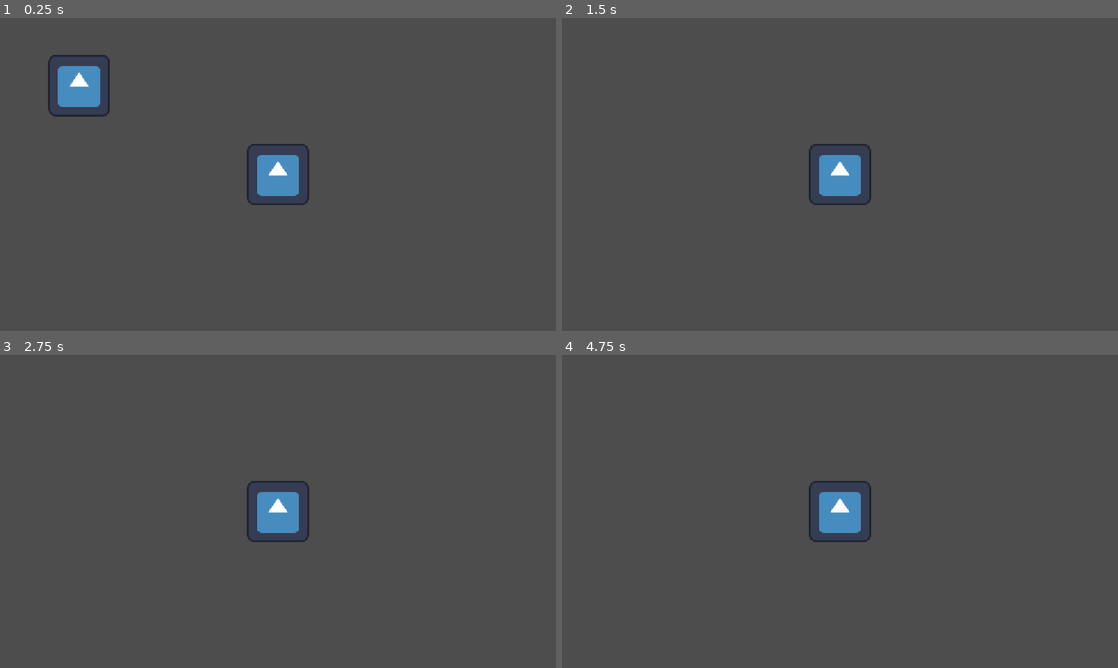
Above: before the commit, frames 1-4 (two rows, left to right).
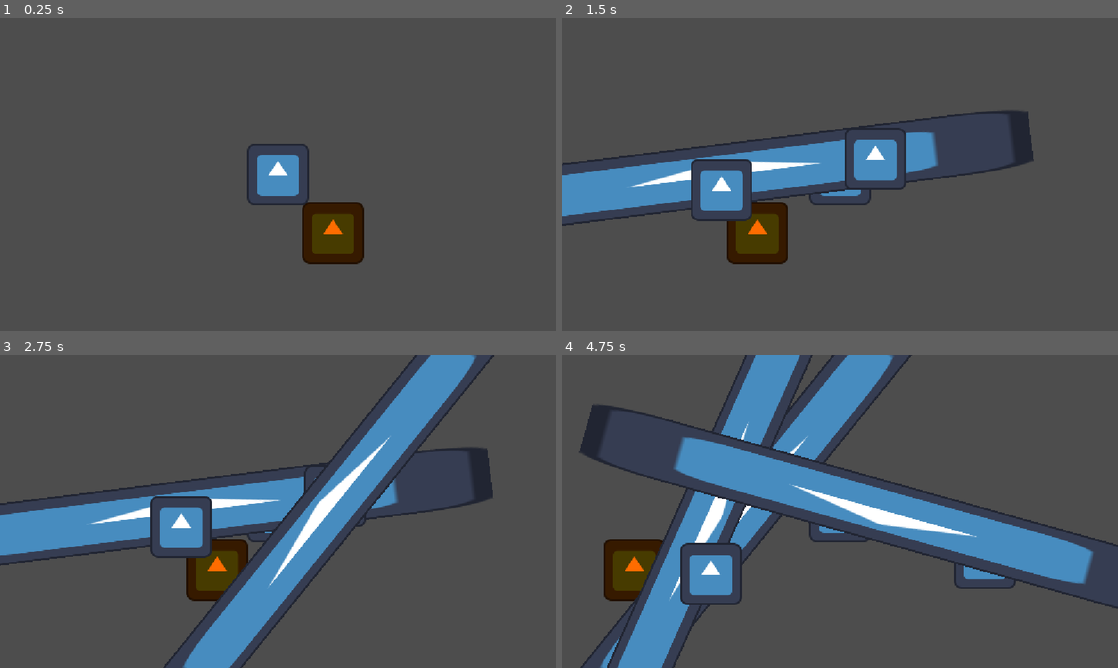
Above: after the commit, the same moments.

Repository: LeyuDing/SteelHacks2026
Game: Godot game, scene res://Scenes/main_scene.tscn
Same seed, same stepped clock (60 frames per second), same inputs: the game is played once before the commit and once after it. The engine's default icon, where the game draws it, is replaced by a stand-in: a white triangle on a blue panel in a dark square.
Inputs (mouse positions are in pixels of both pictures, inside the frame that each line leads up to):
- Up to frame 1 (0.25 s): no input
- Up to frame 2 (1.5 s): tap Enter (ui_accept) at 0.5, 0.77, 1.07 s; move the mouse to (962, 158) at 0.52 s; hold Right (ui_right) from 0.53 s (still down); tap 1 (ui_spell1, bound only after the commit) at 0.6 s; tap 2 (ui_spell2, bound only after the commit) at 0.8, 1.35 s; move the mouse to (728, 190) at 1.27 s
- Up to frame 3 (2.75 s): tap Enter (ui_accept) at 1.52, 1.55, 1.82, 2.1 s; move the mouse to (333, 442) at 2.02 s; release Right (ui_right) at 2.03 s; hold Left (ui_left) from 2.03 s (still down); tap 1 (ui_spell1, bound only after the commit) at 2.3 s
- Up to frame 4 (4.75 s): move the mouse to (812, 574) at 2.77 s; release Left (ui_left) at 2.78 s; hold Right (ui_right) 2.78-4.28 s; tap 1 (ui_spell1, bound only after the commit) at 2.85, 4.35 s; tap Enter (ui_accept) at 3.02, 3.32, 3.77, 3.8, 4.07, 4.52 s; tap 2 (ui_spell2, bound only after the commit) at 3.05, 3.6 s; move the mouse to (1006, 558) at 3.52 s; move the mouse to (673, 464) at 4.27 s; hold Left (ui_left) from 4.28 s (still down)

The runs differ from the first frame. In frame 1, 3.5% of the frame differs, in the area x 8-66%, y 11-79%; in frame 2, 12%; in frame 3, 21%; in frame 4, 25%, in the area x 3-100%, y 0-100%.

Commit message:
Added in basic implementaion for spell casting

Diff:
--- /dev/null
+++ b/Scenes/circle_spell.tscn
@@ -0,0 +1,10 @@
+[gd_scene format=3 uid="uid://bh3t0r64dhc7r"]
+
+[ext_resource type="Script" uid="uid://c8wshfpdveddg" path="res://Scripts/spell.gd" id="1_4kiar"]
+[ext_resource type="Texture2D" uid="uid://528og3rokxnr" path="res://icon.svg" id="2_lkq0a"]
+
+[node name="circle_spell" type="Node2D" unique_id=1032744867]
+script = ExtResource("1_4kiar")
+
+[node name="Sprite2D" type="Sprite2D" parent="." unique_id=2081771349]
+texture = ExtResource("2_lkq0a")
--- a/Scenes/main_scene.tscn
+++ b/Scenes/main_scene.tscn
@@ -1,13 +1,12 @@
 [gd_scene format=3 uid="uid://d0hggw7tssg3g"]
 
-[ext_resource type="PackedScene" uid="uid://dgu4dvr7a4jan" path="res://Scenes/player_character.tscn" id="1_6l7je"]
+[ext_resource type="Script" uid="uid://dnj22vl2dkl80" path="res://Scripts/main_scene.gd" id="1_jv6wh"]
 [ext_resource type="Texture2D" uid="uid://528og3rokxnr" path="res://icon.svg" id="2_jv6wh"]
 
 [node name="MainScene" type="Node2D" unique_id=1543140646]
-
-[node name="PlayerCharacter" parent="." unique_id=461456606 instance=ExtResource("1_6l7je")]
-position = Vector2(526, 305)
+script = ExtResource("1_jv6wh")
 
 [node name="Icon" type="Sprite2D" parent="." unique_id=1050024624]
+modulate = Color(0.9946882, 0.42394814, 3.85046e-07, 1)
 position = Vector2(114, 121)
 texture = ExtResource("2_jv6wh")
--- /dev/null
+++ b/Scenes/rectangle_spell.tscn
@@ -0,0 +1,10 @@
+[gd_scene format=3 uid="uid://cclhkjabp465e"]
+
+[ext_resource type="Script" uid="uid://c8wshfpdveddg" path="res://Scripts/spell.gd" id="1_7t21j"]
+[ext_resource type="Texture2D" uid="uid://528og3rokxnr" path="res://icon.svg" id="1_eovn4"]
+
+[node name="RectangleSpell" type="Node2D" unique_id=426429013]
+script = ExtResource("1_7t21j")
+
+[node name="Sprite2D" type="Sprite2D" parent="." unique_id=70735943]
+texture = ExtResource("1_eovn4")
--- a/Scripts/character_body_2d.gd
+++ b/Scripts/character_body_2d.gd
@@ -2,21 +2,12 @@
 
 
 const SPEED = 300.0
-const JUMP_VELOCITY = -400.0
 
 func _onready():
+	# Makes the camera attach to the player the main one
 	$Camera2D.make_current()
 
-
 func _physics_process(delta: float) -> void:
-	## Add the gravity.
-	#if not is_on_floor():
-		#velocity += get_gravity() * delta
-#
-	## Handle jump.
-	#if Input.is_action_just_pressed("ui_accept") and is_on_floor():
-		#velocity.y = JUMP_VELOCITY
-
 	# Get the input direction and handle the movement/deceleration.
 	# As good practice, you should replace UI actions with custom gameplay actions.
 	var direction := Vector2(Input.get_axis("ui_left", "ui_right"),
--- /dev/null
+++ b/Scripts/main_scene.gd
@@ -0,0 +1,39 @@
+extends Node2D
+
+const player = preload("res://Scenes/player_character.tscn")
+
+const rectangleSpell = preload("res://Scenes/rectangle_spell.tscn")
+const circleSpell = preload("res://Scenes/circle_spell.tscn")
+
+# Called when the node enters the scene tree for the first time.
+func _ready() -> void:
+	add_child(player.instantiate())
+
+# Called every frame. 'delta' is the elapsed time since the previous frame.
+func _process(delta: float) -> void:
+
+	if Input.is_action_just_released("ui_spell1"):
+		spell_caster({"type" : "rectangle", "width" : 10, "height" : 1})
+
+	if Input.is_action_just_released("ui_spell2"):
+		spell_caster({"type" : "circle", "width" : 1, "height" : 1})
+
+
+func spell_caster(properties: Dictionary):
+
+	var spell_instance
+
+	if properties["type"] == "rectangle":
+		spell_instance = rectangleSpell.instantiate()
+		spell_instance.position = $PlayerCharacter.position
+		spell_instance.look_at(get_global_mouse_position())
+
+	if properties["type"] == "circle":
+		spell_instance = circleSpell.instantiate()
+		spell_instance.position = get_global_mouse_position()
+
+	spell_instance.scale = Vector2(int(properties["width"]), int(properties["height"]))
+
+	add_child(spell_instance)
+
+	print("spell cast")
--- /dev/null
+++ b/Scripts/spell.gd
@@ -0,0 +1,12 @@
+extends Node2D
+
+
+# Called when the node enters the scene tree for the first time.
+func _ready() -> void:
+	await get_tree().create_timer(3.0).timeout
+	queue_free()
+
+
+# Called every frame. 'delta' is the elapsed time since the previous frame.
+func _process(delta: float) -> void:
+	pass
--- a/project.godot
+++ b/project.godot
@@ -20,6 +20,29 @@
 window/stretch/mode="canvas_items"
 window/stretch/aspect="expand"
 
+[input]
+
+ui_spell1={
+"deadzone": 0.2,
+"events": [Object(InputEventKey,"resource_local_to_scene":false,"resource_name":"","device":-1,"window_id":0,"alt_pressed":false,"shift_pressed":false,"ctrl_pressed":false,"meta_pressed":false,"pressed":false,"keycode":0,"physical_keycode":49,"key_label":0,"unicode":49,"location":0,"echo":false,"script":null)
+]
+}
+ui_spell2={
+"deadzone": 0.2,
+"events": [Object(InputEventKey,"resource_local_to_scene":false,"resource_name":"","device":-1,"window_id":0,"alt_pressed":false,"shift_pressed":false,"ctrl_pressed":false,"meta_pressed":false,"pressed":false,"keycode":0,"physical_keycode":50,"key_label":0,"unicode":50,"location":0,"echo":false,"script":null)
+]
+}
+ui_spell3={
+"deadzone": 0.2,
+"events": [Object(InputEventKey,"resource_local_to_scene":false,"resource_name":"","device":-1,"window_id":0,"alt_pressed":false,"shift_pressed":false,"ctrl_pressed":false,"meta_pressed":false,"pressed":false,"keycode":0,"physical_keycode":51,"key_label":0,"unicode":51,"location":0,"echo":false,"script":null)
+]
+}
+ui_spell4={
+"deadzone": 0.2,
+"events": [Object(InputEventKey,"resource_local_to_scene":false,"resource_name":"","device":-1,"window_id":0,"alt_pressed":false,"shift_pressed":false,"ctrl_pressed":false,"meta_pressed":false,"pressed":false,"keycode":0,"physical_keycode":52,"key_label":0,"unicode":52,"location":0,"echo":false,"script":null)
+]
+}
+
 [physics]
 
 3d/physics_engine="Jolt Physics"
Not shown, added: Scripts/main_scene.gd.uid
Not shown, added: Scripts/spell.gd.uid
